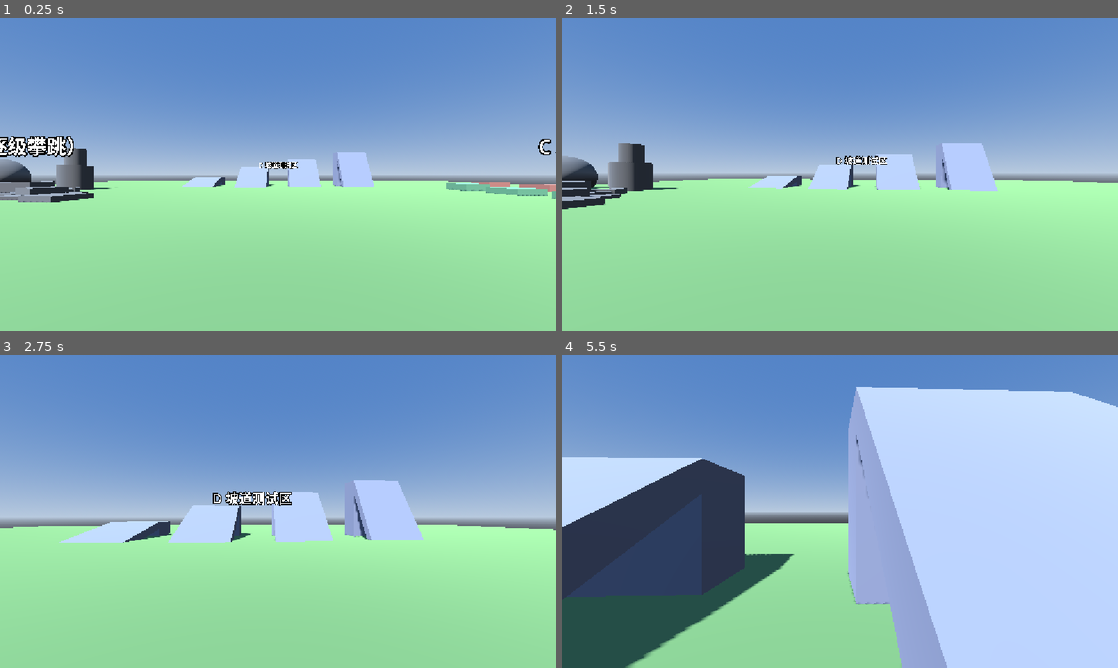
Above: before the commit, frames 1-4 (two rows, left to right).
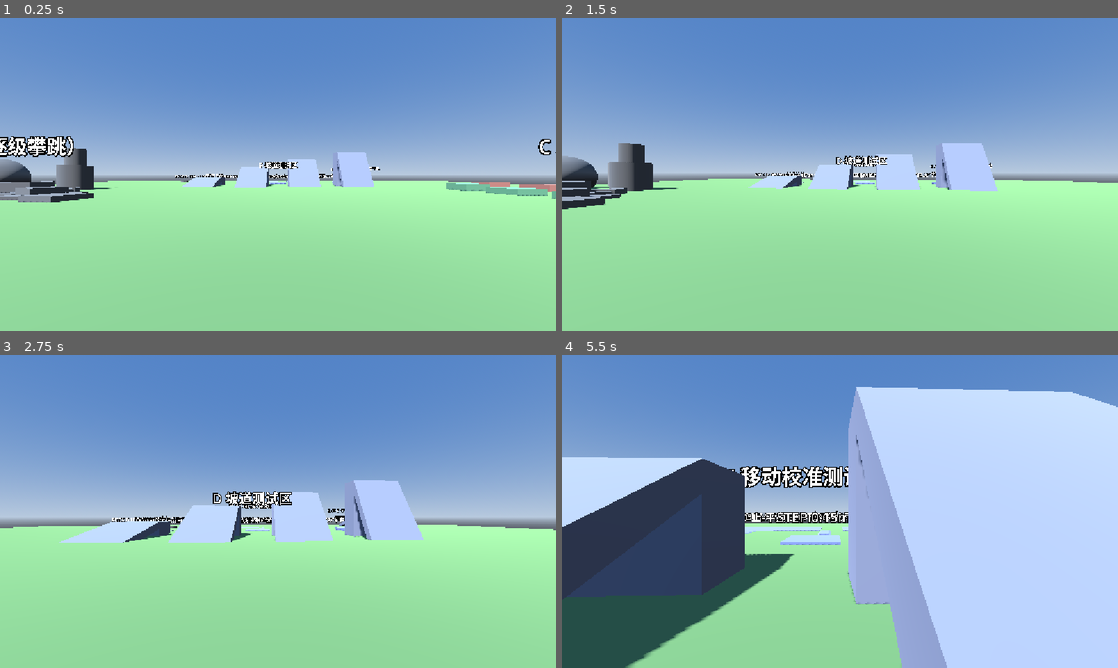
Above: after the commit, the same moments.

Repository: shi-xiaoguang/114514TheMostGreatServialGame
Game: Godot game, scene res://scenes/movement_test.tscn
The game is run twice, just before and just after one commit, with the same random seed, the same clock (stepped at 60 frames per second) and the same inputs. This scene is started directly instead of the project's main scene.
Inputs (mouse positions are in pixels of both pictures, inside the frame that each line leads up to):
- Up to frame 1 (0.25 s): no input
- Up to frame 2 (1.5 s): tap Enter at 0.5 s; move the mouse to (867, 174) at 0.52 s; hold Shift (sprint) 0.53-1.28 s; hold W (move_forward) from 0.53 s (still down); tap Space (jump) at 0.77 s; move the mouse to (812, 174) at 1.27 s; tap Shift (sprint) at 1.35 s
- Up to frame 3 (2.75 s): keep holding W (move_forward); tap Space (jump) at 1.52 s; move the mouse to (289, 505) at 2.02 s; hold Shift (sprint) from 2.03 s (still down)
- Up to frame 4 (5.5 s): keep holding W (move_forward); move the mouse to (834, 517) at 2.77 s; release Shift (sprint) at 2.78 s; tap Shift (sprint) at 2.85, 4.35 s; tap Space (jump) at 3.02, 3.77, 4.52 s; move the mouse to (878, 514) at 3.52 s; hold Shift (sprint) 3.53-4.28 s; move the mouse to (795, 508) at 4.27 s; move the mouse to (845, 511) at 5.02 s; hold Shift (sprint) from 5.03 s (still down)

The runs differ from the first frame. In frame 1, 0.2% of the frame differs, in the area x 31-69%, y 46-54%; in frame 2, 0.3%; in frame 3, 0.5%; in frame 4, 2.2%, in the area x 30-52%, y 35-61%.

Commit message:
WORLD-TEST-02: add movement calibration area

Diff:
--- a/scenes/movement_test.tscn
+++ b/scenes/movement_test.tscn
@@ -427,6 +427,132 @@
 
 [sub_resource type="BoxShape3D" id="BoxShape_pad60"]
 size = Vector3(4, 4.8961524, 2)
+
+; ==================== AreaE 移动校准测试区 专用资源（WORLD-TEST-02） ====================
+; 约定一：每个可见体都配一个"尺寸完全相同、Transform 完全相同"的碰撞形状，保证 Mesh 与 Collision 严格一致。
+; 约定二：只使用内置 BoxMesh / CylinderMesh / BoxShape3D / CylinderShape3D，不引入任何外部资源。
+; 约定三：E4 坡体与坡顶平台直接复用 AreaD 的既有 15° 坡资源，因此不在此处重复定义。
+
+; 校准区专用纯色材质：偏蓝紫，便于在场景中一眼识别 AreaE（E3 岩石仍用 Mat_rock，E4 坡体仍用 Mat_ramp）
+[sub_resource type="StandardMaterial3D" id="Mat_calib"]
+albedo_color = Color(0.52, 0.55, 0.72, 1)
+roughness = 0.9
+
+; ---- E1 小障碍高度测试线：5 级水平台阶，平面一律 3m × 3m，只有高度不同（0.05 / 0.10 / 0.15 / 0.20 / 0.30m）----
+[sub_resource type="BoxMesh" id="E1Step005_Mesh"]
+material = SubResource("Mat_calib")
+size = Vector3(3, 0.05, 3)
+
+[sub_resource type="BoxShape3D" id="E1Step005_Shape"]
+size = Vector3(3, 0.05, 3)
+
+[sub_resource type="BoxMesh" id="E1Step010_Mesh"]
+material = SubResource("Mat_calib")
+size = Vector3(3, 0.1, 3)
+
+[sub_resource type="BoxShape3D" id="E1Step010_Shape"]
+size = Vector3(3, 0.1, 3)
+
+[sub_resource type="BoxMesh" id="E1Step015_Mesh"]
+material = SubResource("Mat_calib")
+size = Vector3(3, 0.15, 3)
+
+[sub_resource type="BoxShape3D" id="E1Step015_Shape"]
+size = Vector3(3, 0.15, 3)
+
+[sub_resource type="BoxMesh" id="E1Step020_Mesh"]
+material = SubResource("Mat_calib")
+size = Vector3(3, 0.2, 3)
+
+[sub_resource type="BoxShape3D" id="E1Step020_Shape"]
+size = Vector3(3, 0.2, 3)
+
+[sub_resource type="BoxMesh" id="E1Step030_Mesh"]
+material = SubResource("Mat_calib")
+size = Vector3(3, 0.3, 3)
+
+[sub_resource type="BoxShape3D" id="E1Step030_Shape"]
+size = Vector3(3, 0.3, 3)
+
+; ---- E1-FLAT_BUMP 连续地形凸起：每处 = 30°上升段 + 水平顶部（长 0.6m）+ 30°下降段 ----
+; 几何推导：30° 时水平投影 R = 高度 / tan30°；坡板厚 0.2m、宽 3m；坡板沿斜面的长度 = 2 × 高度。
+; 因此 0.05 / 0.10 / 0.15m 三种高度分别需要长度 0.1 / 0.2 / 0.3m 的坡板，另加一块共用的 0.6m 水平顶部板。
+[sub_resource type="BoxMesh" id="E1Bump005_Mesh"]
+material = SubResource("Mat_calib")
+size = Vector3(0.1, 0.2, 3)
+
+[sub_resource type="BoxShape3D" id="E1Bump005_Shape"]
+size = Vector3(0.1, 0.2, 3)
+
+[sub_resource type="BoxMesh" id="E1Bump010_Mesh"]
+material = SubResource("Mat_calib")
+size = Vector3(0.2, 0.2, 3)
+
+[sub_resource type="BoxShape3D" id="E1Bump010_Shape"]
+size = Vector3(0.2, 0.2, 3)
+
+[sub_resource type="BoxMesh" id="E1Bump015_Mesh"]
+material = SubResource("Mat_calib")
+size = Vector3(0.3, 0.2, 3)
+
+[sub_resource type="BoxShape3D" id="E1Bump015_Shape"]
+size = Vector3(0.3, 0.2, 3)
+
+[sub_resource type="BoxMesh" id="E1BumpTop_Mesh"]
+material = SubResource("Mat_calib")
+size = Vector3(0.6, 0.2, 3)
+
+[sub_resource type="BoxShape3D" id="E1BumpTop_Shape"]
+size = Vector3(0.6, 0.2, 3)
+
+; ---- E2 地面接缝：两块抬升板，平面 4m × 4m，顶面 0.02m 与 0.05m ----
+[sub_resource type="BoxMesh" id="E2Seam002_Mesh"]
+material = SubResource("Mat_calib")
+size = Vector3(4, 0.02, 4)
+
+[sub_resource type="BoxShape3D" id="E2Seam002_Shape"]
+size = Vector3(4, 0.02, 4)
+
+[sub_resource type="BoxMesh" id="E2Seam005_Mesh"]
+material = SubResource("Mat_calib")
+size = Vector3(4, 0.05, 4)
+
+[sub_resource type="BoxShape3D" id="E2Seam005_Shape"]
+size = Vector3(4, 0.05, 4)
+
+; ---- E3 小岩石：统一半径 0.7m，只改高度（0.10 / 0.15 / 0.30m），把"高度"作为唯一自变量 ----
+[sub_resource type="CylinderMesh" id="E3Rock010_Mesh"]
+material = SubResource("Mat_rock")
+top_radius = 0.7
+bottom_radius = 0.7
+height = 0.1
+radial_segments = 20
+
+[sub_resource type="CylinderShape3D" id="E3Rock010_Shape"]
+radius = 0.7
+height = 0.1
+
+[sub_resource type="CylinderMesh" id="E3Rock015_Mesh"]
+material = SubResource("Mat_rock")
+top_radius = 0.7
+bottom_radius = 0.7
+height = 0.15
+radial_segments = 20
+
+[sub_resource type="CylinderShape3D" id="E3Rock015_Shape"]
+radius = 0.7
+height = 0.15
+
+[sub_resource type="CylinderMesh" id="E3Rock030_Mesh"]
+material = SubResource("Mat_rock")
+top_radius = 0.7
+bottom_radius = 0.7
+height = 0.3
+radial_segments = 20
+
+[sub_resource type="CylinderShape3D" id="E3Rock030_Shape"]
+radius = 0.7
+height = 0.3
 
 ; ==================== 场景节点 ====================
 
@@ -978,6 +1104,415 @@
 transform = Transform3D(1, 0, 0, 0, 1, 0, 0, 0, 1, 10.5, 2.4480762, -14.2401924)
 shape = SubResource("BoxShape_pad60")
 
+; ==================== AreaE_MovementCalibration：移动校准测试区（WORLD-TEST-02） ====================
+; 落位说明（技术实现取舍）：
+;   本区整体布置在场地南侧完全空闲的地带 z ∈ [-20.5, -37]，与最近既有物体（AreaD 南缘 z = -16.82）仍留 3.7m 净空，
+;   因此从结构上不可能影响 AreaA_Start / AreaB_Rocks / AreaC_Parkour / AreaD_Slopes 的任何既有测试；
+;   全部测试体直接坐落在 Y = 0 的主地面上，地面本身已覆盖 XZ ∈ [-40, +40]，无需另铺地板。
+; 用途说明（代管：玩法设计负责人 + QA，缺少可用性测试）：
+;   E1 小障碍高度测试线：区分"直角台阶通过能力"（<=0.15m 应可处理、>=0.20m 应保持阻挡）；
+;   E1B 连续地形凸起：同样的高度改用 30°坡面过渡，用于对比"直角台阶"与"自然地形贴合"的差异；
+;   E2 地面接缝：观察 0.02m / 0.05m 抬升处是否浮空、脚底抖动、移动卡顿；
+;   E3 小岩石：区分小型障碍是否降低阻挡感、大型岩石是否保持阻挡（统一半径 0.7m，只变高度）；
+;   E4 坡脚连接：一段 15°坡 + 坡顶平台 + 反向下行 15°坡，覆盖上坡、下坡与坡脚过渡。
+
+; 区域标牌
+[node name="AreaE_MovementCalibration" type="Node3D" parent="."]
+
+[node name="SignE" type="Label3D" parent="AreaE_MovementCalibration"]
+transform = Transform3D(1, 0, 0, 0, 1, 0, 0, 0, 1, 0, 3, -18)
+pixel_size = 0.012
+billboard = 1
+alpha_cut = 1
+text = "E 移动校准测试区"
+font_size = 64
+outline_size = 16
+
+; ---- E1 小障碍高度测试线：5 级水平台阶，沿 +X 排布于 z = -22，中心间距 6m ----
+; 尺寸校验：每块平面 3m × 3m（宽/深均 ≥ 2m）；相邻边缘净距 = 6 - 3 = 3m（≥ 2m）。
+[node name="E1_StepLine" type="StaticBody3D" parent="AreaE_MovementCalibration"]
+
+; STEP 0.05m：顶面 0.05m
+[node name="E1_Step005" type="MeshInstance3D" parent="AreaE_MovementCalibration/E1_StepLine"]
+transform = Transform3D(1, 0, 0, 0, 1, 0, 0, 0, 1, -12, 0.025, -22)
+mesh = SubResource("E1Step005_Mesh")
+
+[node name="E1_Step005_Col" type="CollisionShape3D" parent="AreaE_MovementCalibration/E1_StepLine"]
+transform = Transform3D(1, 0, 0, 0, 1, 0, 0, 0, 1, -12, 0.025, -22)
+shape = SubResource("E1Step005_Shape")
+
+; STEP 0.10m：顶面 0.10m
+[node name="E1_Step010" type="MeshInstance3D" parent="AreaE_MovementCalibration/E1_StepLine"]
+transform = Transform3D(1, 0, 0, 0, 1, 0, 0, 0, 1, -6, 0.05, -22)
+mesh = SubResource("E1Step010_Mesh")
+
+[node name="E1_Step010_Col" type="CollisionShape3D" parent="AreaE_MovementCalibration/E1_StepLine"]
+transform = Transform3D(1, 0, 0, 0, 1, 0, 0, 0, 1, -6, 0.05, -22)
+shape = SubResource("E1Step010_Shape")
+
+; STEP 0.15m：顶面 0.15m
+[node name="E1_Step015" type="MeshInstance3D" parent="AreaE_MovementCalibration/E1_StepLine"]
+transform = Transform3D(1, 0, 0, 0, 1, 0, 0, 0, 1, 0, 0.075, -22)
+mesh = SubResource("E1Step015_Mesh")
+
+[node name="E1_Step015_Col" type="CollisionShape3D" parent="AreaE_MovementCalibration/E1_StepLine"]
+transform = Transform3D(1, 0, 0, 0, 1, 0, 0, 0, 1, 0, 0.075, -22)
+shape = SubResource("E1Step015_Shape")
+
+; STEP 0.20m：顶面 0.20m
+[node name="E1_Step020" type="MeshInstance3D" parent="AreaE_MovementCalibration/E1_StepLine"]
+transform = Transform3D(1, 0, 0, 0, 1, 0, 0, 0, 1, 6, 0.1, -22)
+mesh = SubResource("E1Step020_Mesh")
+
+[node name="E1_Step020_Col" type="CollisionShape3D" parent="AreaE_MovementCalibration/E1_StepLine"]
+transform = Transform3D(1, 0, 0, 0, 1, 0, 0, 0, 1, 6, 0.1, -22)
+shape = SubResource("E1Step020_Shape")
+
+; STEP 0.30m：顶面 0.30m
+[node name="E1_Step030" type="MeshInstance3D" parent="AreaE_MovementCalibration/E1_StepLine"]
+transform = Transform3D(1, 0, 0, 0, 1, 0, 0, 0, 1, 12, 0.15, -22)
+mesh = SubResource("E1Step030_Mesh")
+
+[node name="E1_Step030_Col" type="CollisionShape3D" parent="AreaE_MovementCalibration/E1_StepLine"]
+transform = Transform3D(1, 0, 0, 0, 1, 0, 0, 0, 1, 12, 0.15, -22)
+shape = SubResource("E1Step030_Shape")
+
+; ---- E1B 连续地形凸起（E1-FLAT_BUMP）：30°上升 → 水平顶部 0.6m → 30°下降，高度 0.05 / 0.10 / 0.15m ----
+; 摆放说明：每处凸起沿 +X 行进方向展开于 z = -26；坡板绕 Z 轴旋转 ±30°，因此顶面为严格 30° 斜面（与 AreaD 坡道同做法）。
+; 位置校验（以 30° 水平投影 R = 高度 / tan30° 推导）：
+;   0.05m：R = 0.0866m，凸起横跨 x ∈ [-6.0000, -5.2268]；
+;   0.10m：R = 0.1732m，凸起横跨 x ∈ [ 0.0000,  0.9464]；
+;   0.15m：R = 0.2598m，凸起横跨 x ∈ [ 6.0000,  7.1198]；
+;   三处之间净距分别为 5.2m 与 5.1m，互不干扰。
+[node name="E1B_FlatBumpLine" type="StaticBody3D" parent="AreaE_MovementCalibration"]
+
+; 凸起 0.05m：上升段（绕 Z 轴 +30°）
+[node name="E1B_Bump005_Up" type="MeshInstance3D" parent="AreaE_MovementCalibration/E1B_FlatBumpLine"]
+transform = Transform3D(0.8660254, -0.5, 0, 0.5, 0.8660254, 0, 0, 0, 1, -5.9066987, -0.0616025, -26)
+mesh = SubResource("E1Bump005_Mesh")
+
+[node name="E1B_Bump005_Up_Col" type="CollisionShape3D" parent="AreaE_MovementCalibration/E1B_FlatBumpLine"]
+transform = Transform3D(0.8660254, -0.5, 0, 0.5, 0.8660254, 0, 0, 0, 1, -5.9066987, -0.0616025, -26)
+shape = SubResource("E1Bump005_Shape")
+
+; 凸起 0.05m：水平顶部（顶面 0.05m，长 0.6m）
+[node name="E1B_Bump005_Top" type="MeshInstance3D" parent="AreaE_MovementCalibration/E1B_FlatBumpLine"]
+transform = Transform3D(1, 0, 0, 0, 1, 0, 0, 0, 1, -5.6133975, -0.05, -26)
+mesh = SubResource("E1BumpTop_Mesh")
+
+[node name="E1B_Bump005_Top_Col" type="CollisionShape3D" parent="AreaE_MovementCalibration/E1B_FlatBumpLine"]
+transform = Transform3D(1, 0, 0, 0, 1, 0, 0, 0, 1, -5.6133975, -0.05, -26)
+shape = SubResource("E1BumpTop_Shape")
+
+; 凸起 0.05m：下降段（绕 Z 轴 -30°）
+[node name="E1B_Bump005_Down" type="MeshInstance3D" parent="AreaE_MovementCalibration/E1B_FlatBumpLine"]
+transform = Transform3D(0.8660254, 0.5, 0, -0.5, 0.8660254, 0, 0, 0, 1, -5.3200962, -0.0616025, -26)
+mesh = SubResource("E1Bump005_Mesh")
+
+[node name="E1B_Bump005_Down_Col" type="CollisionShape3D" parent="AreaE_MovementCalibration/E1B_FlatBumpLine"]
+transform = Transform3D(0.8660254, 0.5, 0, -0.5, 0.8660254, 0, 0, 0, 1, -5.3200962, -0.0616025, -26)
+shape = SubResource("E1Bump005_Shape")
+
+; 凸起 0.10m：上升段
+[node name="E1B_Bump010_Up" type="MeshInstance3D" parent="AreaE_MovementCalibration/E1B_FlatBumpLine"]
+transform = Transform3D(0.8660254, -0.5, 0, 0.5, 0.8660254, 0, 0, 0, 1, 0.1366026, -0.0366025, -26)
+mesh = SubResource("E1Bump010_Mesh")
+
+[node name="E1B_Bump010_Up_Col" type="CollisionShape3D" parent="AreaE_MovementCalibration/E1B_FlatBumpLine"]
+transform = Transform3D(0.8660254, -0.5, 0, 0.5, 0.8660254, 0, 0, 0, 1, 0.1366026, -0.0366025, -26)
+shape = SubResource("E1Bump010_Shape")
+
+; 凸起 0.10m：水平顶部（顶面 0.10m）
+[node name="E1B_Bump010_Top" type="MeshInstance3D" parent="AreaE_MovementCalibration/E1B_FlatBumpLine"]
+transform = Transform3D(1, 0, 0, 0, 1, 0, 0, 0, 1, 0.4732051, 0, -26)
+mesh = SubResource("E1BumpTop_Mesh")
+
+[node name="E1B_Bump010_Top_Col" type="CollisionShape3D" parent="AreaE_MovementCalibration/E1B_FlatBumpLine"]
+transform = Transform3D(1, 0, 0, 0, 1, 0, 0, 0, 1, 0.4732051, 0, -26)
+shape = SubResource("E1BumpTop_Shape")
+
+; 凸起 0.10m：下降段
+[node name="E1B_Bump010_Down" type="MeshInstance3D" parent="AreaE_MovementCalibration/E1B_FlatBumpLine"]
+transform = Transform3D(0.8660254, 0.5, 0, -0.5, 0.8660254, 0, 0, 0, 1, 0.8098077, -0.0366025, -26)
+mesh = SubResource("E1Bump010_Mesh")
+
+[node name="E1B_Bump010_Down_Col" type="CollisionShape3D" parent="AreaE_MovementCalibration/E1B_FlatBumpLine"]
+transform = Transform3D(0.8660254, 0.5, 0, -0.5, 0.8660254, 0, 0, 0, 1, 0.8098077, -0.0366025, -26)
+shape = SubResource("E1Bump010_Shape")
+
+; 凸起 0.15m：上升段
+[node name="E1B_Bump015_Up" type="MeshInstance3D" parent="AreaE_MovementCalibration/E1B_FlatBumpLine"]
+transform = Transform3D(0.8660254, -0.5, 0, 0.5, 0.8660254, 0, 0, 0, 1, 6.1799038, -0.0116025, -26)
+mesh = SubResource("E1Bump015_Mesh")
+
+[node name="E1B_Bump015_Up_Col" type="CollisionShape3D" parent="AreaE_MovementCalibration/E1B_FlatBumpLine"]
+transform = Transform3D(0.8660254, -0.5, 0, 0.5, 0.8660254, 0, 0, 0, 1, 6.1799038, -0.0116025, -26)
+shape = SubResource("E1Bump015_Shape")
+
+; 凸起 0.15m：水平顶部（顶面 0.15m）
+[node name="E1B_Bump015_Top" type="MeshInstance3D" parent="AreaE_MovementCalibration/E1B_FlatBumpLine"]
+transform = Transform3D(1, 0, 0, 0, 1, 0, 0, 0, 1, 6.5598076, 0.05, -26)
+mesh = SubResource("E1BumpTop_Mesh")
+
+[node name="E1B_Bump015_Top_Col" type="CollisionShape3D" parent="AreaE_MovementCalibration/E1B_FlatBumpLine"]
+transform = Transform3D(1, 0, 0, 0, 1, 0, 0, 0, 1, 6.5598076, 0.05, -26)
+shape = SubResource("E1BumpTop_Shape")
+
+; 凸起 0.15m：下降段
+[node name="E1B_Bump015_Down" type="MeshInstance3D" parent="AreaE_MovementCalibration/E1B_FlatBumpLine"]
+transform = Transform3D(0.8660254, 0.5, 0, -0.5, 0.8660254, 0, 0, 0, 1, 6.9397114, -0.0116025, -26)
+mesh = SubResource("E1Bump015_Mesh")
+
+[node name="E1B_Bump015_Down_Col" type="CollisionShape3D" parent="AreaE_MovementCalibration/E1B_FlatBumpLine"]
+transform = Transform3D(0.8660254, 0.5, 0, -0.5, 0.8660254, 0, 0, 0, 1, 6.9397114, -0.0116025, -26)
+shape = SubResource("E1Bump015_Shape")
+
+; ---- E2 地面接缝：两块相邻抬升板（0 → 0.02 → 0.05）+ 一块独立的 0.05m 直接接缝，均位于 z = -30 ----
+; 相邻校验：E2_Seam002_Plate 覆盖 x ∈ [-8, -4]，E2_Seam005_Plate 覆盖 x ∈ [-4, 0]，在 x = -4 处共面衔接，无缝隙。
+[node name="E2_GroundSeam" type="StaticBody3D" parent="AreaE_MovementCalibration"]
+
+; 接缝一：主地面 0 → 0.02m
+[node name="E2_Seam002_Plate" type="MeshInstance3D" parent="AreaE_MovementCalibration/E2_GroundSeam"]
+transform = Transform3D(1, 0, 0, 0, 1, 0, 0, 0, 1, -6, 0.01, -30)
+mesh = SubResource("E2Seam002_Mesh")
+
+[node name="E2_Seam002_Plate_Col" type="CollisionShape3D" parent="AreaE_MovementCalibration/E2_GroundSeam"]
+transform = Transform3D(1, 0, 0, 0, 1, 0, 0, 0, 1, -6, 0.01, -30)
+shape = SubResource("E2Seam002_Shape")
+
+; 接缝二：0.02m → 0.05m（与上一块在 x = -4 处衔接）
+[node name="E2_Seam005_Plate" type="MeshInstance3D" parent="AreaE_MovementCalibration/E2_GroundSeam"]
+transform = Transform3D(1, 0, 0, 0, 1, 0, 0, 0, 1, -2, 0.025, -30)
+mesh = SubResource("E2Seam005_Mesh")
+
+[node name="E2_Seam005_Plate_Col" type="CollisionShape3D" parent="AreaE_MovementCalibration/E2_GroundSeam"]
+transform = Transform3D(1, 0, 0, 0, 1, 0, 0, 0, 1, -2, 0.025, -30)
+shape = SubResource("E2Seam005_Shape")
+
+; 独立直接接缝：主地面 0 → 0.05m（与接缝二之间留 1m 间隙，用于单独观察）
+[node name="E2_Seam005_DirectPlate" type="MeshInstance3D" parent="AreaE_MovementCalibration/E2_GroundSeam"]
+transform = Transform3D(1, 0, 0, 0, 1, 0, 0, 0, 1, 4, 0.025, -30)
+mesh = SubResource("E2Seam005_Mesh")
+
+[node name="E2_Seam005_DirectPlate_Col" type="CollisionShape3D" parent="AreaE_MovementCalibration/E2_GroundSeam"]
+transform = Transform3D(1, 0, 0, 0, 1, 0, 0, 0, 1, 4, 0.025, -30)
+shape = SubResource("E2Seam005_Shape")
+
+; ---- E3 小岩石碰撞测试：三块圆柱岩，半径统一 0.7m，仅高度不同，位于 z = -30 ----
+; 间距校验：相邻中心距 3.5m、直径 1.4m ⇒ 边缘净距 2.1m。
+[node name="E3_Rocks" type="StaticBody3D" parent="AreaE_MovementCalibration"]
+
+; Small Rock：高 0.10m
+[node name="E3_RockSmall" type="MeshInstance3D" parent="AreaE_MovementCalibration/E3_Rocks"]
+transform = Transform3D(1, 0, 0, 0, 1, 0, 0, 0, 1, -21, 0.05, -30)
+mesh = SubResource("E3Rock010_Mesh")
+
+[node name="E3_RockSmall_Col" type="CollisionShape3D" parent="AreaE_MovementCalibration/E3_Rocks"]
+transform = Transform3D(1, 0, 0, 0, 1, 0, 0, 0, 1, -21, 0.05, -30)
+shape = SubResource("E3Rock010_Shape")
+
+; Medium Rock：高 0.15m
+[node name="E3_RockMedium" type="MeshInstance3D" parent="AreaE_MovementCalibration/E3_Rocks"]
+transform = Transform3D(1, 0, 0, 0, 1, 0, 0, 0, 1, -17.5, 0.075, -30)
+mesh = SubResource("E3Rock015_Mesh")
+
+[node name="E3_RockMedium_Col" type="CollisionShape3D" parent="AreaE_MovementCalibration/E3_Rocks"]
+transform = Transform3D(1, 0, 0, 0, 1, 0, 0, 0, 1, -17.5, 0.075, -30)
+shape = SubResource("E3Rock015_Shape")
+
+; Large Rock：高 0.30m
+[node name="E3_RockLarge" type="MeshInstance3D" parent="AreaE_MovementCalibration/E3_Rocks"]
+transform = Transform3D(1, 0, 0, 0, 1, 0, 0, 0, 1, -14, 0.15, -30)
+mesh = SubResource("E3Rock030_Mesh")
+
+[node name="E3_RockLarge_Col" type="CollisionShape3D" parent="AreaE_MovementCalibration/E3_Rocks"]
+transform = Transform3D(1, 0, 0, 0, 1, 0, 0, 0, 1, -14, 0.15, -30)
+shape = SubResource("E3Rock030_Shape")
+
+; ---- E4 坡脚连接测试：上坡 15° → 坡顶平台 → 反向下坡 15°，x = 18，z ≈ -28 ~ -38.5 ----
+; 说明：坡体与坡顶平台直接复用 AreaD 的既有 15° 坡资源（Box_ramp / BoxShape_ramp / Box_pad15 / BoxShape_pad15），
+;       因此 E4 的坡面角度、坡体厚度与 AreaD 的 15° 坡完全一致；坡体低端按既有做法沉入地面 0.3m，坡脚与主地面自然相交、无台阶。
+;       上行路线：平地 → 坡脚 → 坡顶平台；反向路线：坡顶平台 → 另一侧坡脚 → 平地。
+[node name="E4_SlopeFoot" type="StaticBody3D" parent="AreaE_MovementCalibration"]
+
+; 上行坡体：绕 X 轴 +15°，使 -Z 一侧为坡顶端、+Z 一侧为坡脚端
+[node name="E4_UpRamp" type="MeshInstance3D" parent="AreaE_MovementCalibration/E4_SlopeFoot"]
+transform = Transform3D(1, 0, 0, 0, 0.9659258, -0.258819, 0, 0.258819, 0.9659258, 18, 0.1866794, -28)
+mesh = SubResource("Box_ramp")
+
+[node name="E4_UpRamp_Col" type="CollisionShape3D" parent="AreaE_MovementCalibration/E4_SlopeFoot"]
+transform = Transform3D(1, 0, 0, 0, 0.9659258, -0.258819, 0, 0.258819, 0.9659258, 18, 0.1866794, -28)
+shape = SubResource("BoxShape_ramp")
+
+; 坡顶平台：顶面与上行坡高端齐平（顶面高度 1.2529143m）
+[node name="E4_TopPad" type="MeshInstance3D" parent="AreaE_MovementCalibration/E4_SlopeFoot"]
+transform = Transform3D(1, 0, 0, 0, 1, 0, 0, 0, 1, 18, 0.6264572, -31.8201317)
+mesh = SubResource("Box_pad15")
+
+[node name="E4_TopPad_Col" type="CollisionShape3D" parent="AreaE_MovementCalibration/E4_SlopeFoot"]
+transform = Transform3D(1, 0, 0, 0, 1, 0, 0, 0, 1, 18, 0.6264572, -31.8201317)
+shape = SubResource("BoxShape_pad15")
+
+; 反向下行坡体：绕 X 轴 -15°，高端接坡顶平台、低端接平地（用于下坡浮空 / 脚底抖动 / 高度变化是否自然的验证）
+[node name="E4_DownRamp" type="MeshInstance3D" parent="AreaE_MovementCalibration/E4_SlopeFoot"]
+transform = Transform3D(1, 0, 0, 0, 0.9659258, 0.258819, 0, -0.258819, 0.9659258, 18, 0.1866794, -35.6402634)
+mesh = SubResource("Box_ramp")
+
+[node name="E4_DownRamp_Col" type="CollisionShape3D" parent="AreaE_MovementCalibration/E4_SlopeFoot"]
+transform = Transform3D(1, 0, 0, 0, 0.9659258, 0.258819, 0, -0.258819, 0.9659258, 18, 0.1866794, -35.6402634)
+shape = SubResource("BoxShape_ramp")
+
+; ---- AreaE 全部文字标记（Label3D，参数与既有标牌一致：始终面向摄像机、无外部字体资源）----
+
+; E1 五级台阶标记
+[node name="E1_Label005" type="Label3D" parent="AreaE_MovementCalibration"]
+transform = Transform3D(1, 0, 0, 0, 1, 0, 0, 0, 1, -12, 1.25, -22)
+pixel_size = 0.012
+billboard = 1
+alpha_cut = 1
+text = "STEP 0.05m"
+font_size = 64
+outline_size = 16
+
+[node name="E1_Label010" type="Label3D" parent="AreaE_MovementCalibration"]
+transform = Transform3D(1, 0, 0, 0, 1, 0, 0, 0, 1, -6, 1.3, -22)
+pixel_size = 0.012
+billboard = 1
+alpha_cut = 1
+text = "STEP 0.10m"
+font_size = 64
+outline_size = 16
+
+[node name="E1_Label015" type="Label3D" parent="AreaE_MovementCalibration"]
+transform = Transform3D(1, 0, 0, 0, 1, 0, 0, 0, 1, 0, 1.35, -22)
+pixel_size = 0.012
+billboard = 1
+alpha_cut = 1
+text = "STEP 0.15m"
+font_size = 64
+outline_size = 16
+
+[node name="E1_Label020" type="Label3D" parent="AreaE_MovementCalibration"]
+transform = Transform3D(1, 0, 0, 0, 1, 0, 0, 0, 1, 6, 1.4, -22)
+pixel_size = 0.012
+billboard = 1
+alpha_cut = 1
+text = "STEP 0.20m"
+font_size = 64
+outline_size = 16
+
+[node name="E1_Label030" type="Label3D" parent="AreaE_MovementCalibration"]
+transform = Transform3D(1, 0, 0, 0, 1, 0, 0, 0, 1, 12, 1.5, -22)
+pixel_size = 0.012
+billboard = 1
+alpha_cut = 1
+text = "STEP 0.30m"
+font_size = 64
+outline_size = 16
+
+; E1B 连续地形凸起标记（直角台阶与自然坡面的对照组）
+[node name="E1B_Label005" type="Label3D" parent="AreaE_MovementCalibration"]
+transform = Transform3D(1, 0, 0, 0, 1, 0, 0, 0, 1, -5.61, 1.25, -26)
+pixel_size = 0.012
+billboard = 1
+alpha_cut = 1
+text = "BUMP 0.05m（30°上-平顶-30°下）"
+font_size = 64
+outline_size = 16
+
+[node name="E1B_Label010" type="Label3D" parent="AreaE_MovementCalibration"]
+transform = Transform3D(1, 0, 0, 0, 1, 0, 0, 0, 1, 0.47, 1.3, -26)
+pixel_size = 0.012
+billboard = 1
+alpha_cut = 1
+text = "BUMP 0.10m（30°上-平顶-30°下）"
+font_size = 64
+outline_size = 16
+
+[node name="E1B_Label015" type="Label3D" parent="AreaE_MovementCalibration"]
+transform = Transform3D(1, 0, 0, 0, 1, 0, 0, 0, 1, 6.56, 1.35, -26)
+pixel_size = 0.012
+billboard = 1
+alpha_cut = 1
+text = "BUMP 0.15m（30°上-平顶-30°下）"
+font_size = 64
+outline_size = 16
+
+; E2 地面接缝标记
+[node name="E2_Label002" type="Label3D" parent="AreaE_MovementCalibration"]
+transform = Transform3D(1, 0, 0, 0, 1, 0, 0, 0, 1, -6, 1.22, -30)
+pixel_size = 0.012
+billboard = 1
+alpha_cut = 1
+text = "SEAM 0.02m"
+font_size = 64
+outline_size = 16
+
+[node name="E2_Label005" type="Label3D" parent="AreaE_MovementCalibration"]
+transform = Transform3D(1, 0, 0, 0, 1, 0, 0, 0, 1, -2, 1.25, -30)
+pixel_size = 0.012
+billboard = 1
+alpha_cut = 1
+text = "SEAM 0.05m"
+font_size = 64
+outline_size = 16
+
+[node name="E2_Label005Direct" type="Label3D" parent="AreaE_MovementCalibration"]
+transform = Transform3D(1, 0, 0, 0, 1, 0, 0, 0, 1, 4, 1.25, -30)
+pixel_size = 0.012
+billboard = 1
+alpha_cut = 1
+text = "SEAM 0.05m（直接接缝）"
+font_size = 64
+outline_size = 16
+
+; E3 小岩石标记
+[node name="E3_LabelSmall" type="Label3D" parent="AreaE_MovementCalibration"]
+transform = Transform3D(1, 0, 0, 0, 1, 0, 0, 0, 1, -21, 1.3, -30)
+pixel_size = 0.012
+billboard = 1
+alpha_cut = 1
+text = "ROCK 0.10m"
+font_size = 64
+outline_size = 16
+
+[node name="E3_LabelMedium" type="Label3D" parent="AreaE_MovementCalibration"]
+transform = Transform3D(1, 0, 0, 0, 1, 0, 0, 0, 1, -17.5, 1.35, -30)
+pixel_size = 0.012
+billboard = 1
+alpha_cut = 1
+text = "ROCK 0.15m"
+font_size = 64
+outline_size = 16
+
+[node name="E3_LabelLarge" type="Label3D" parent="AreaE_MovementCalibration"]
+transform = Transform3D(1, 0, 0, 0, 1, 0, 0, 0, 1, -14, 1.5, -30)
+pixel_size = 0.012
+billboard = 1
+alpha_cut = 1
+text = "ROCK 0.30m"
+font_size = 64
+outline_size = 16
+
+; E4 坡脚连接标记（上行 / 反向下行两条路线）
+[node name="E4_LabelUp" type="Label3D" parent="AreaE_MovementCalibration"]
+transform = Transform3D(1, 0, 0, 0, 1, 0, 0, 0, 1, 18, 3, -28)
+pixel_size = 0.012
+billboard = 1
+alpha_cut = 1
+text = "SLOPE 15° 上坡接平地"
+font_size = 64
+outline_size = 16
+
+[node name="E4_LabelDown" type="Label3D" parent="AreaE_MovementCalibration"]
+transform = Transform3D(1, 0, 0, 0, 1, 0, 0, 0, 1, 18, 3, -35.6)
+pixel_size = 0.012
+billboard = 1
+alpha_cut = 1
+text = "SLOPE 15° 坡顶下坡接平地"
+font_size = 64
+outline_size = 16
+
 ; ==================== 玩家 ====================
 
 ; 玩家：player.tscn 的实例，出生点位于平坦起点区（x = 0, z = 16）正上方 0.10m
Not shown: 1 places in scenes/movement_test.tscn that only renumber resources
